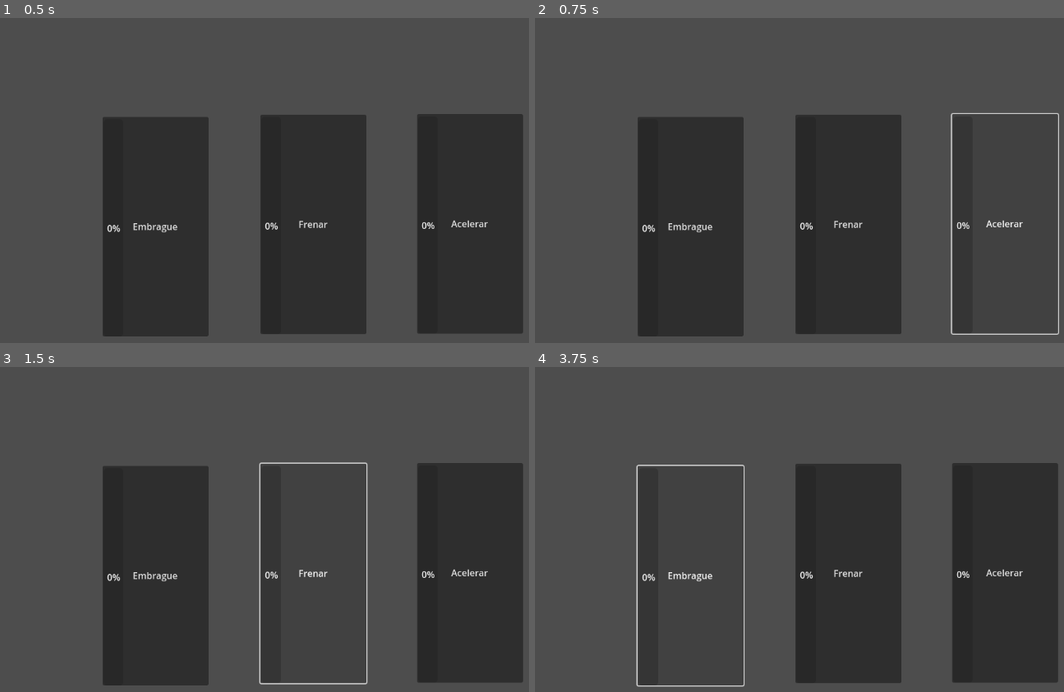
Above: before the commit, frames 1-4 (two rows, left to right).
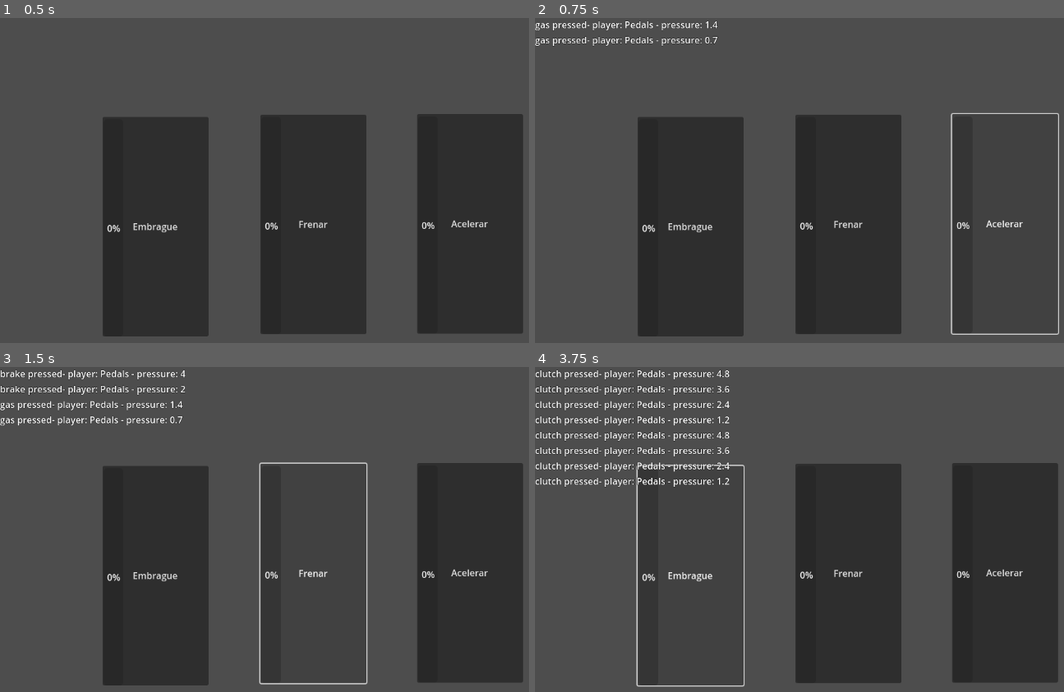
Above: after the commit, the same moments.

Repository: franciscoenriq/Panhales-en-Fuga
Game: Godot game, scene res://scenes/Pedales/pedales.tscn
The game is run twice, just before and just after one commit, with the same random seed, the same clock (stepped at 60 frames per second) and the same inputs. This scene is started directly instead of the project's main scene.
Inputs:
- Up to frame 1 (0.5 s): no input
- Up to frame 2 (0.75 s): click "Acelerar" at 0.5 s
- Up to frame 3 (1.5 s): click "Frenar" at 1.25 s
- Up to frame 4 (3.75 s): click "Embrague" at 2 s; tap Enter at 2.75 s; hold Right (turn_right) 2.78-3.53 s; hold C (clutch) 2.78-3.53 s; tap A (gas) at 3.05, 3.6 s; tap Space at 3.5 s; hold B (brake) from 3.53 s (still down)

Frame 1 is identical in both runs. In frame 2, 0.7% of the frame differs, in the area x 0-35%, y 1-9%; in frame 3, 1.3%; in frame 4, 2.7%, in the area x 0-37%, y 1-38%.

Commit message:
Conectado Pedales con autoload

Diff:
--- a/scenes/Pedales/pedales.gd
+++ b/scenes/Pedales/pedales.gd
@@ -24,6 +24,7 @@
 
 func _process(delta):
 
+
 	###############ACELERADOR#####################
 	if acc_button_pressed ==true:
 		if (ProgressAcc.value <ProgressAcc.max_value):
@@ -49,10 +50,16 @@
 	if emb_button_pressed == false:
 		ProgressEmb.value = 0
 
-
 	acc_value = ProgressAcc.value
 	fre_value = ProgressFre.value
 	emb_value = ProgressEmb.value
+
+	GameController.accelerator(name,acc_value)
+	GameController.brake(name,fre_value)
+	GameController.clutch(name,emb_value)
+
+
+
 
 
 
--- a/scenes/Pedales/pedales.tscn
+++ b/scenes/Pedales/pedales.tscn
@@ -32,6 +32,7 @@
 
 [node name="ProgressBarFre" type="ProgressBar" parent="FreBTN"]
 unique_name_in_owner = true
+layout_mode = 0
 offset_left = 2.0
 offset_top = 4.0
 offset_right = 36.0
@@ -48,6 +49,7 @@
 
 [node name="ProgressBarEmb" type="ProgressBar" parent="EmbBTN"]
 unique_name_in_owner = true
+layout_mode = 0
 offset_left = 2.0
 offset_top = 4.0
 offset_right = 36.0
--- a/scenes/lobby.gd
+++ b/scenes/lobby.gd
@@ -236,6 +236,7 @@
 
 
 
+
 func _check_ready() -> void:
 	var roles = []
 	for player in Game.players:
--- a/scripts/game_controller.gd
+++ b/scripts/game_controller.gd
@@ -1,4 +1,8 @@
 extends Node
+
+var brakePressure
+var accPressure
+var clutchPressure
 
 
 @rpc("any_peer")
@@ -11,19 +15,27 @@
 func clutch(player_role, pressure):
 	# esta funcion printea la presion puesta en el freno a  los otros jugadores
 	# (que es lo que queremos para la demo 1)
-	Debug.dprint("clutch pressed- player: "+  player_role + " - pressure: " + str(pressure), 30)
+	clutchPressure = pressure
+	if pressure!=0:
+
+		Debug.dprint("clutch pressed- player: "+  player_role + " - pressure: " + str(pressure), 1)
 
 @rpc("any_peer")
 func accelerator(player_role, pressure):
 	# esta funcion printea la presion puesta en el aceleradoro a  los otros jugadores
 	# (que es lo que queremos para la demo 1)
-	Debug.dprint("gas pressed- player: "+  player_role + " - pressure: " + str(pressure), 30)
+	accPressure = pressure
+	if pressure!=0:
+
+		Debug.dprint("gas pressed- player: "+  player_role + " - pressure: " + str(pressure), 1)
 
 @rpc("any_peer")
 func brake(player_role, pressure):
 	# esta funcion printea la presion puesta en el freno a  los otros jugadores
 	# (que es lo que queremos para la demo 1)
-	Debug.dprint("brake pressed- player: "+  player_role + " - pressure: " + str(pressure), 30)
+	brakePressure = pressure
+	if pressure!=0:
+		Debug.dprint("brake pressed- player: "+  player_role + " - pressure: " + str(pressure), 1)
 
 @rpc("any_peer")
 func turn_left(player_role, degree):
